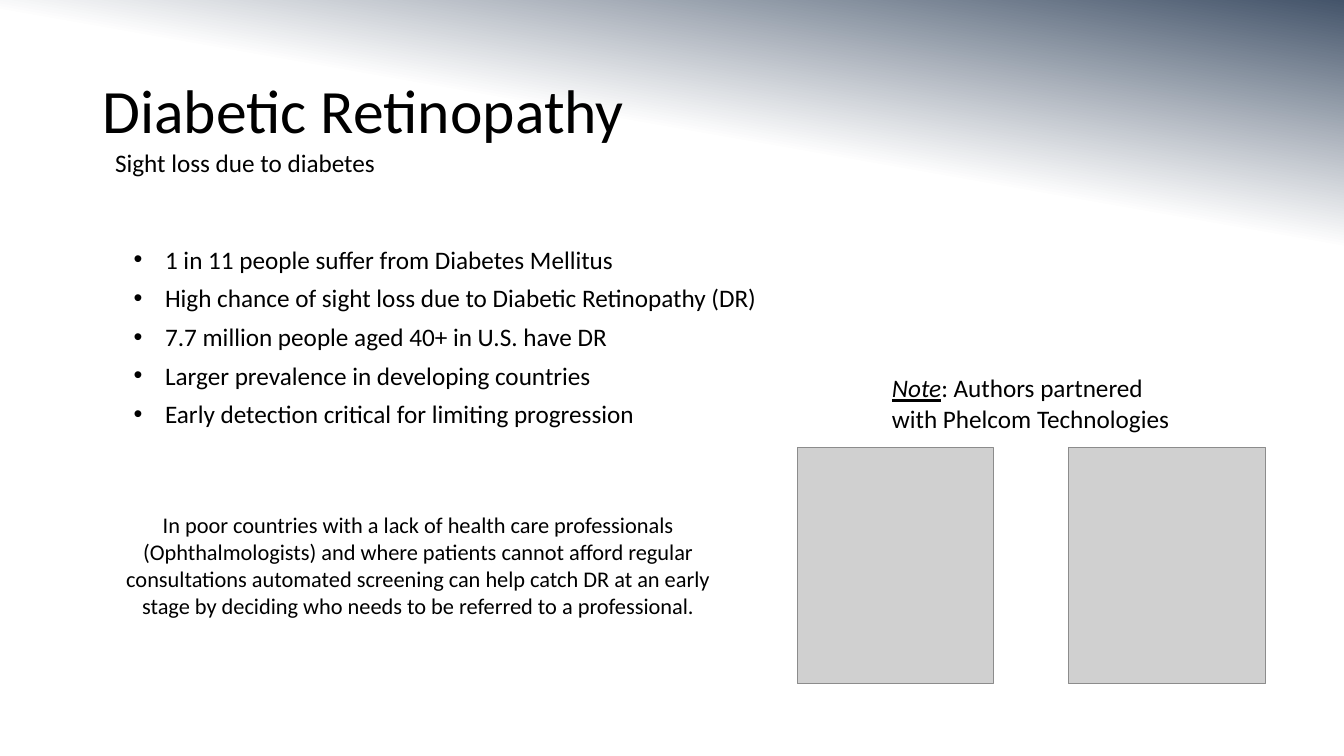
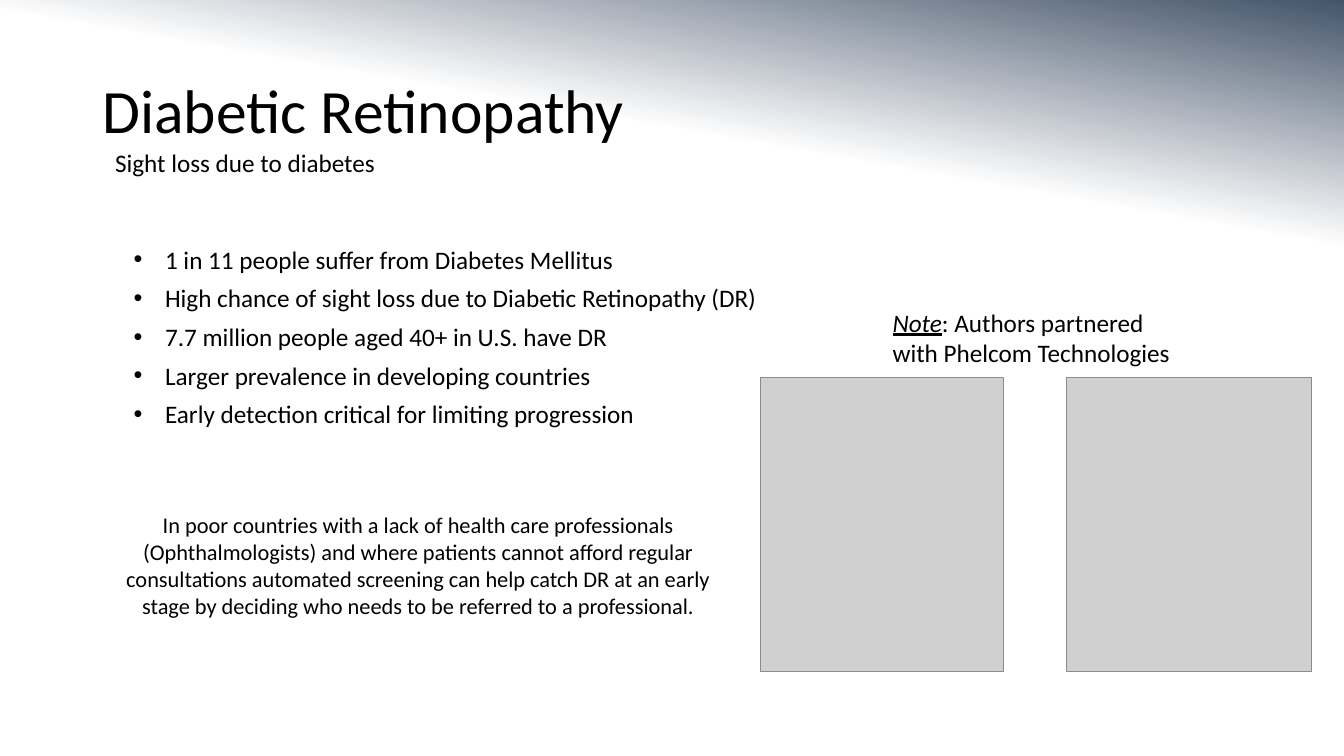
Before and after one commit to MorganMWJ/sem1020-paper-presentations, a slide deck: slide 2 of dr_slides.pptx. Drawn at 1344x756 pixels with LibreOffice and Linux fonts; fonts in the diff are those of the drawing; grey boxes stand for pictures. Boxes give left, top, right and bottom in pixels: in the first picture for what was removed or moved away, otherwise in the second. Text is boxed around its words. In the diff, an @@ line names an element or a change of style, - is before the commit and + after.

```diff
--- a/dr_slides.pptx
+++ b/dr_slides.pptx
@@ text "Note: Authors partnered with Phelcom ..." moved from (x1=892, y1=379, x2=1169, y2=433) to (x1=893, y1=314, x2=1170, y2=367) @@
@@ picture resized from (x1=798, y1=448, x2=994, y2=685) to (x1=760, y1=378, x2=1003, y2=671) @@
@@ picture resized from (x1=1069, y1=448, x2=1266, y2=685) to (x1=1067, y1=378, x2=1312, y2=671) @@
```
Also in this commit, not shown: 8 other slides changed, 5 slides added, 2 slides removed, 10 other files.
